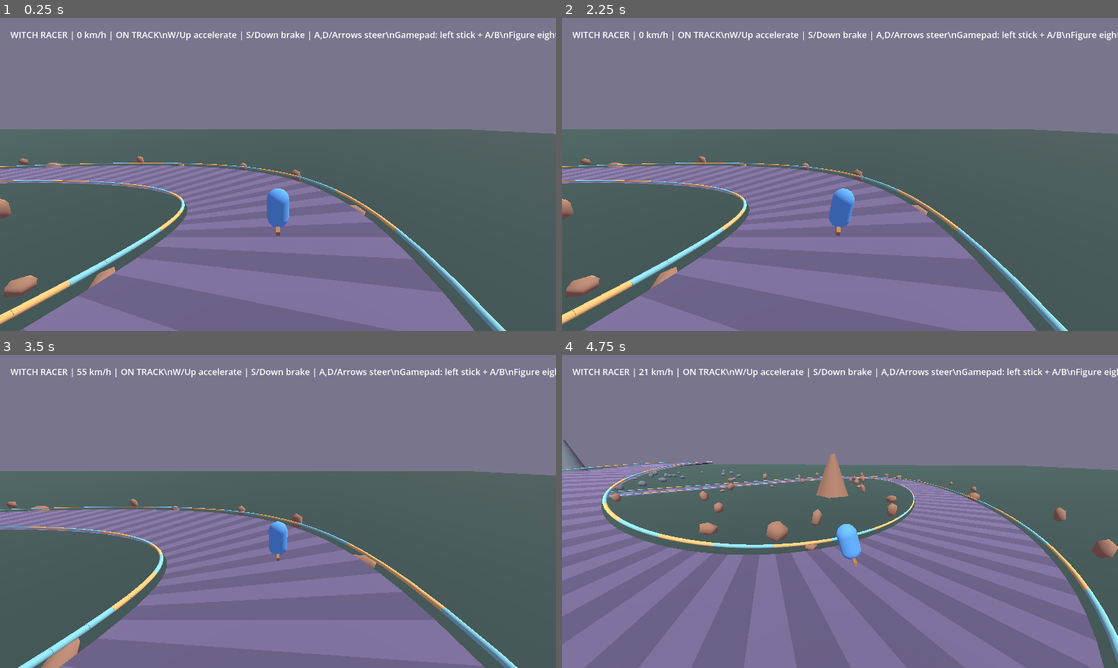
Above: before the commit, frames 1-4 (two rows, left to right).
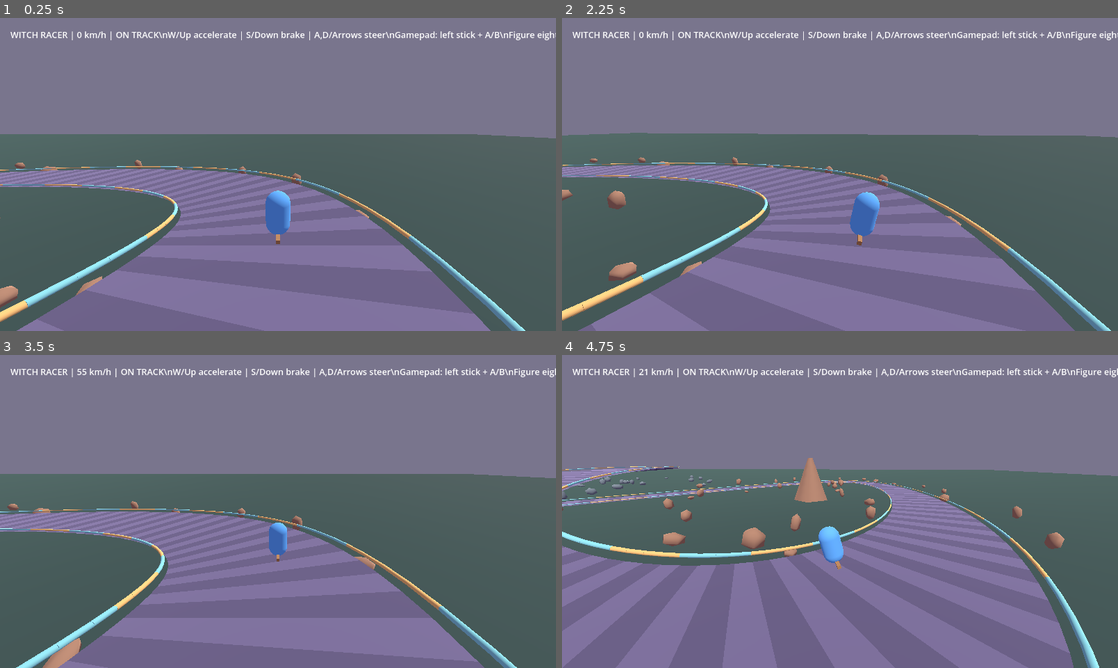
Above: after the commit, the same moments.

Repository: emknook/witch-racer
Game: Godot game, scene res://main.tscn
The game is run twice, just before and just after one commit, with the same random seed, the same clock (stepped at 60 frames per second) and the same inputs.
Inputs:
- Up to frame 1 (0.25 s): no input
- Up to frame 2 (2.25 s): tap Enter at 0.5, 2 s; hold D 0.53-1.28 s; tap Space at 1.25 s; hold S 1.28-2.03 s; hold D from 2.03 s (still down)
- Up to frame 3 (3.5 s): tap Space at 2.75 s; release D at 2.78 s; hold W from 2.78 s (still down)
- Up to frame 4 (4.75 s): release W at 3.53 s; hold A from 3.53 s (still down)

The runs differ from the first frame. In frame 1, 7.5% of the frame differs, in the area x 0-100%, y 35-100%; in frame 2, 10%; in frame 3, 3.5%; in frame 4, 15%, in the area x 0-100%, y 27-100%.

Commit message:
feat: add speed-responsive chase camera and steering anticipation

Diff:
--- a/game/race_prototype.gd
+++ b/game/race_prototype.gd
@@ -4,6 +4,13 @@
 const Simulation = preload("res://simulation/race_simulation.gd")
 const TRACK_SEGMENTS := Simulation.SEGMENTS
 const HALF_WIDTH := Simulation.HALF_WIDTH / 1000.0
+const CAMERA_SMOOTHING := 5.0
+const CAMERA_LOOK_AHEAD := 6.0
+const CAMERA_STEER_LOOK := 2.0
+const CAMERA_BASE_DISTANCE := 9.0
+const CAMERA_SPEED_DISTANCE := 4.0
+const CAMERA_BASE_HEIGHT := 5.0
+const CAMERA_SPEED_HEIGHT := 1.5
 
 var simulation := Simulation.new()
 var racer: Node3D
@@ -86,10 +93,25 @@
     body.rotation.z = lerpf(body.rotation.z, _visual_steering * 0.25, smoothing)
 
 func _follow_racer(delta: float) -> void:
-    var forward := Vector3(sin(racer.rotation.y), 0.0, cos(racer.rotation.y))
-    var target := racer.position - forward * 10.0 + Vector3.UP * 5.5
-    camera.global_position = camera.global_position.lerp(target, minf(1.0, 5.0 * delta))
-    camera.look_at(racer.position + forward * 5.0 + Vector3.UP * 1.1)
+    var forward := _racer_forward()
+    var speed_ratio := _speed_ratio()
+    var distance := CAMERA_BASE_DISTANCE + CAMERA_SPEED_DISTANCE * speed_ratio
+    var height := CAMERA_BASE_HEIGHT + CAMERA_SPEED_HEIGHT * speed_ratio
+    var target := racer.position - forward * distance + Vector3.UP * height
+    var smoothing := 1.0 - exp(-CAMERA_SMOOTHING * delta)
+    camera.global_position = camera.global_position.lerp(target, smoothing)
+    camera.look_at(_camera_focus(forward))
+
+func _camera_focus(forward: Vector3) -> Vector3:
+    var right := Vector3(forward.z, 0.0, -forward.x)
+    var anticipation := right * _visual_steering * CAMERA_STEER_LOOK
+    return racer.position + forward * CAMERA_LOOK_AHEAD + anticipation + Vector3.UP
+
+func _racer_forward() -> Vector3:
+    return Vector3(sin(racer.rotation.y), 0.0, cos(racer.rotation.y))
+
+func _speed_ratio() -> float:
+    return clampf(float(simulation.speed) / float(Simulation.MAX_SPEED), 0.0, 1.0)
 
 func _update_hud() -> void:
     var speed_kmh := float(simulation.speed) * 3.6 / (Simulation.TICKS_PER_SECOND * 1000)
@@ -256,8 +278,9 @@
     camera = Camera3D.new()
     camera.current = true
     camera.fov = 80.0
-    var forward := Vector3(sin(_current_heading), 0.0, cos(_current_heading))
-    camera.position = racer.position - forward * 10.0 + Vector3.UP * 5.5
+    var forward := _racer_forward()
+    camera.position = racer.position - forward * CAMERA_BASE_DISTANCE + Vector3.UP * CAMERA_BASE_HEIGHT
+    camera.look_at(_camera_focus(forward))
     add_child(camera)
 
 func _create_hud() -> void:
